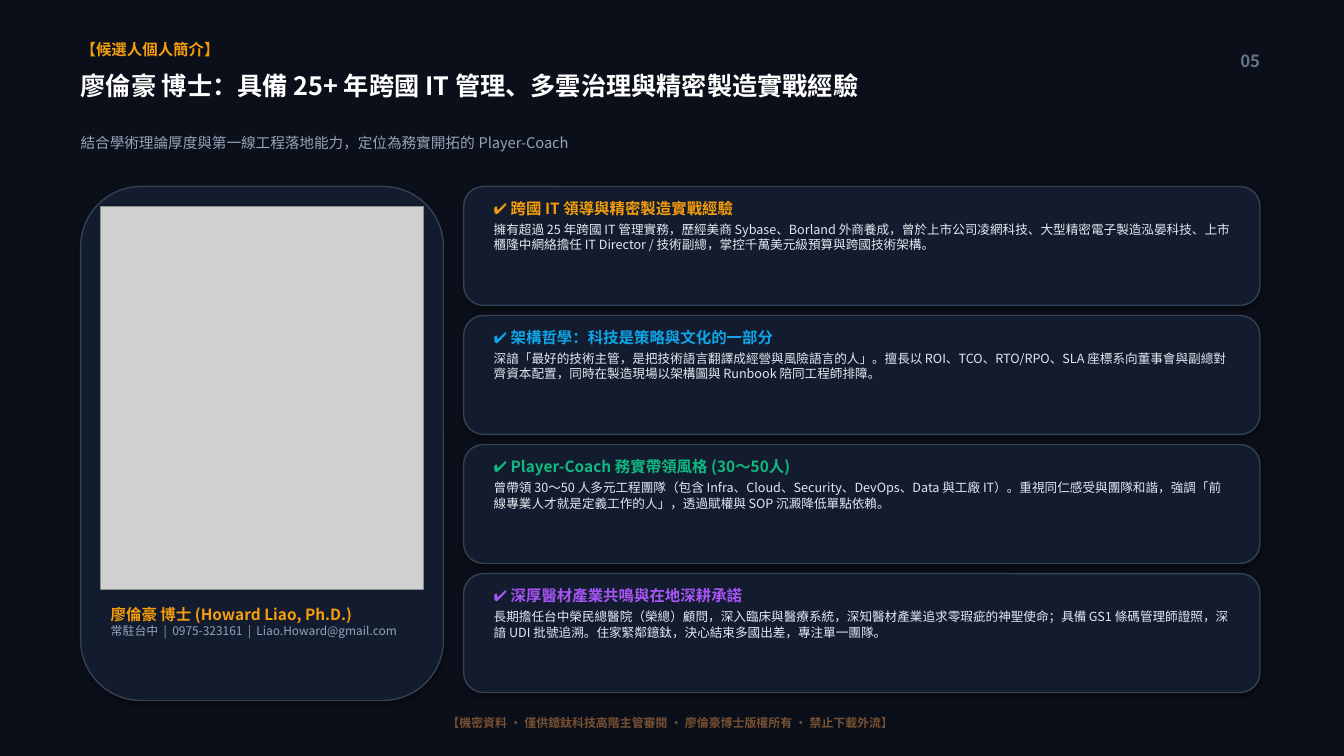
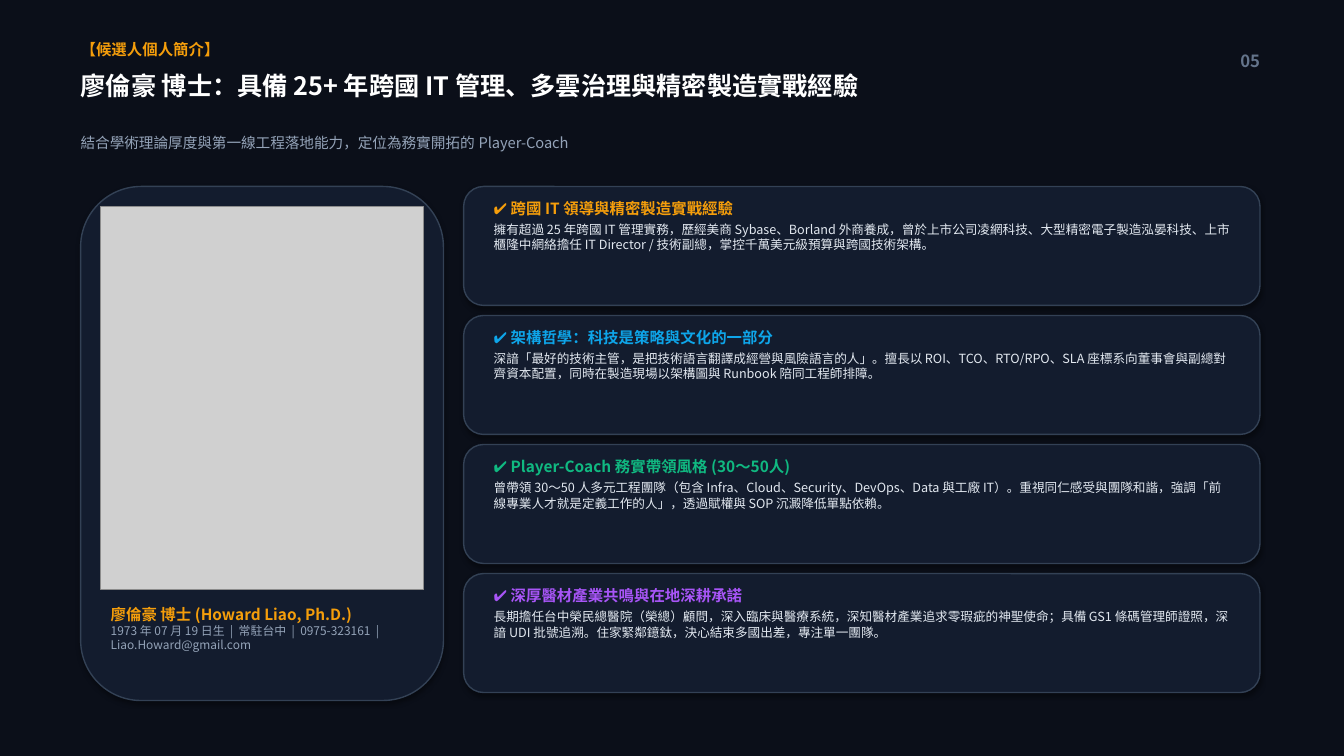
Before and after one commit to HowardLiao/4163, a slide deck: slide 5 of 鐿鈦科技_資訊經理_金字塔策略簡報_廖倫豪博士.pptx. Drawn at 1344x756 pixels with LibreOffice and Linux fonts; fonts in the diff are those of the drawing; grey boxes stand for pictures. Boxes give left, top, right and bottom in pixels: in the first picture for what was removed or moved away, otherwise in the second. Text is boxed around its words. In the diff, an @@ line names an element or a change of style, - is before the commit and + after.

Commit message:
feat: synchronize verified Canva birthdate onto slide 5 of presentation

```diff
--- a/鐿鈦科技_資訊經理_金字塔策略簡報_廖倫豪博士.pptx
+++ b/鐿鈦科技_資訊經理_金字塔策略簡報_廖倫豪博士.pptx
@@ text at [111,622,370,652]: text changed @@
-常駐台中 | 0975-323161 | Liao.Howard@gmail.com
+1973 年 07 月 19 日生 | 常駐台中 | 0975-323161 | Liao.Howard@gmail.com
@@ text removed at [447,717,893,728] @@
-【機密資料 · 僅供鐿鈦科技高階主管審閱 · 廖倫豪博士版權所有 · 禁止下載外流】
```
Also in this commit, not shown: 31 other slides changed.
